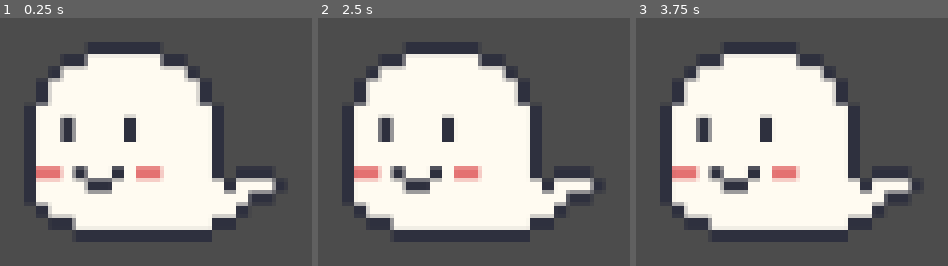
Above: before the commit, frames 1-3 (left to right).
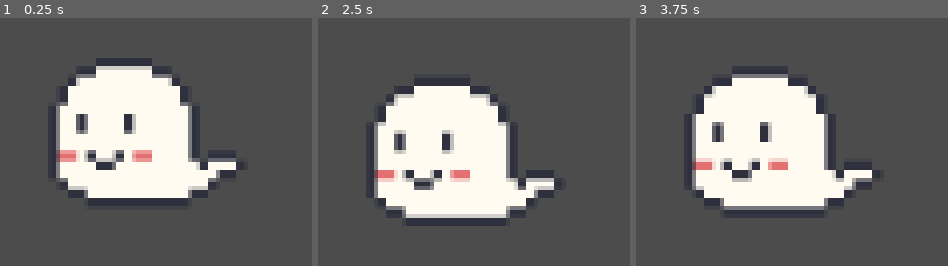
Above: after the commit, the same moments.

Repository: Greenein/Ghostgame
Game: Godot game, scene res://resources/levels/world_01.tscn
The game is run twice, just before and just after one commit, with the same random seed, the same clock (stepped at 60 frames per second) and the same inputs.
Inputs:
- Up to frame 1 (0.25 s): no input
- Up to frame 2 (2.5 s): tap Enter at 2 s
- Up to frame 3 (3.75 s): no input

The runs differ from the first frame. In frame 1, 32% of the frame differs, in the area x 7-92%, y 9-91%; in frame 2, 31%; in frame 3, 31%.

Commit message:
Player wobble Animation.

Diff:
--- a/resources/entities/Ghost.tscn
+++ b/resources/entities/Ghost.tscn
@@ -16,7 +16,7 @@
 var _speed = Vector2(0, 0);
 
 func _ready():
-	pass
+	$\"AnimationPlayer\".play(\"Idle\");
 
 func _limit_movement(axis):
 	if abs(axis.x) < MOVEMENT_DEADZONE:
@@ -58,7 +58,26 @@
 custom_solver_bias = 0.0
 radius = 10.0
 
-[node name="Ghost" type="Area2D"]
+[sub_resource type="Animation" id=3]
+
+resource_name = "Idle"
+length = 1.0
+loop = true
+step = 0.05
+tracks/0/type = "value"
+tracks/0/path = NodePath("Sprite:position")
+tracks/0/interp = 0
+tracks/0/loop_wrap = true
+tracks/0/imported = false
+tracks/0/enabled = true
+tracks/0/keys = {
+"times": PoolRealArray( 0, 0.25, 0.5, 0.65, 1 ),
+"transitions": PoolRealArray( 1, 1, 1, 1, 1 ),
+"update": 0,
+"values": [ Vector2( 0, 0 ), Vector2( 0, -1 ), Vector2( 0, 0 ), Vector2( 0, 1 ), Vector2( 0, 0 ) ]
+}
+
+[node name="Ghost" type="Area2D" index="0"]
 
 input_pickable = true
 gravity_vec = Vector2( 0, 1 )
@@ -79,3 +98,14 @@
 
 texture = ExtResource( 1 )
 _sections_unfolded = [ "Transform" ]
+
+[node name="AnimationPlayer" type="AnimationPlayer" parent="." index="2"]
+
+root_node = NodePath("..")
+autoplay = ""
+playback_process_mode = 1
+playback_default_blend_time = 0.0
+playback_speed = 1.5
+anims/Idle = SubResource( 3 )
+blend_times = [  ]
+_sections_unfolded = [ "Playback Options" ]
--- a/resources/levels/world_01.tscn
+++ b/resources/levels/world_01.tscn
@@ -2,7 +2,7 @@
 
 [ext_resource path="res://resources/entities/Ghost.tscn" type="PackedScene" id=1]
 
-[node name="world_01" type="Node2D" index="0"]
+[node name="world_01" type="Node2D"]
 
 __meta__ = {
 "_edit_group_": true
@@ -11,15 +11,13 @@
 [node name="Ghost" parent="." index="0" instance=ExtResource( 1 )]
 
 _sections_unfolded = [ "Transform" ]
-movement_speed = 2000
-friction = 0.0001
 
-[node name="Camera2D" type="Camera2D" parent="." index="1"]
+[node name="Camera" type="Camera2D" parent="." index="1"]
 
 anchor_mode = 1
 rotating = false
 current = true
-zoom = Vector2( 0.25, 0.25 )
+zoom = Vector2( 0.333333, 0.333333 )
 limit_left = -10000000
 limit_top = -10000000
 limit_right = 10000000
Not shown: 1 places in resources/entities/Ghost.tscn that only renumber resources
